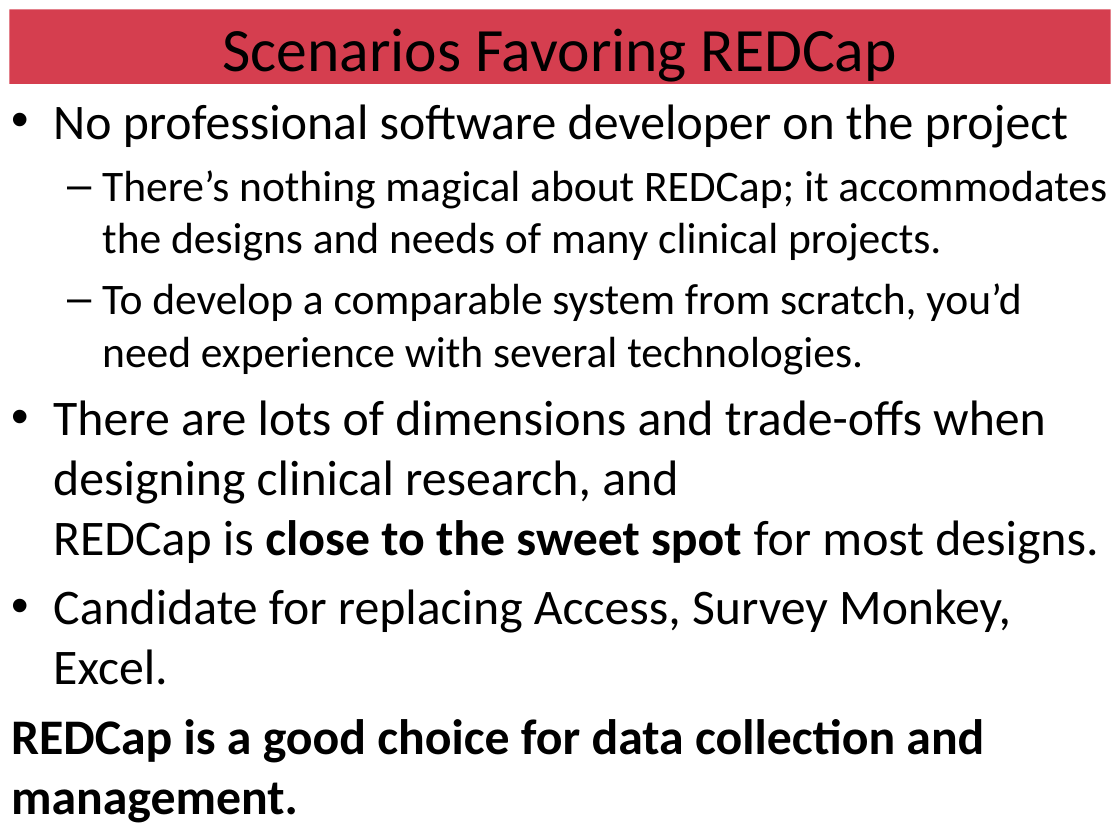
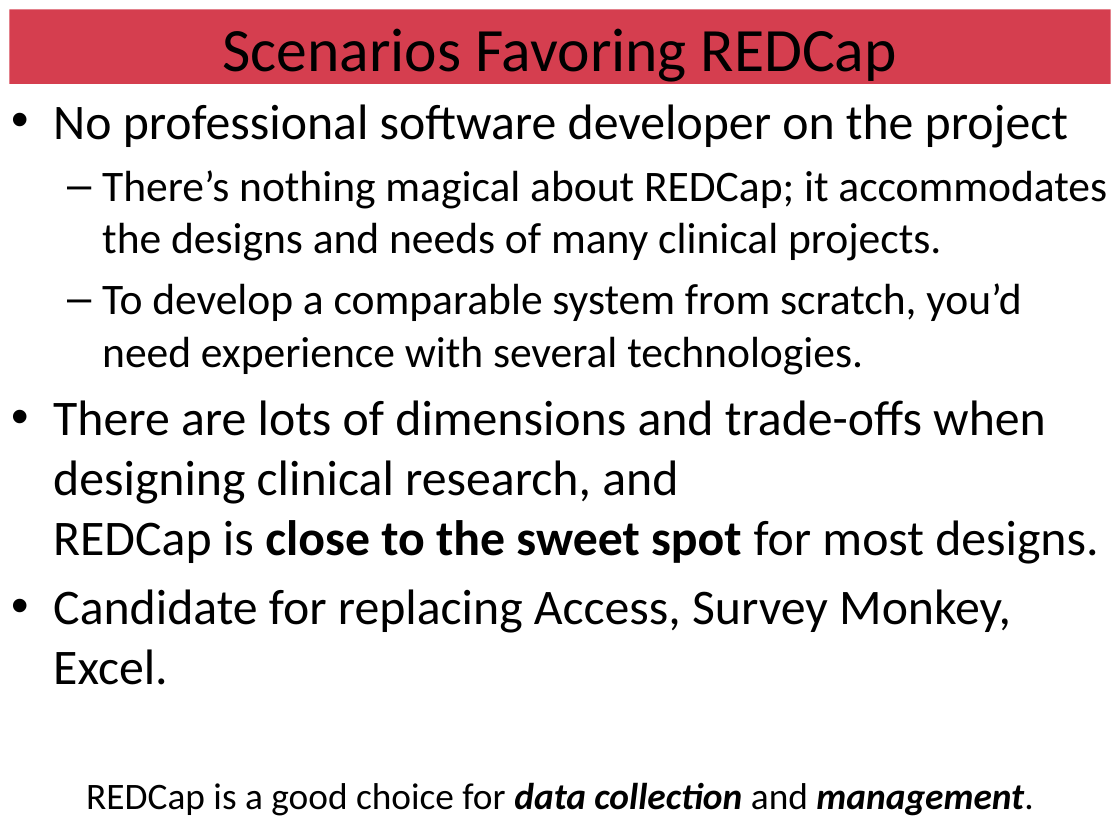
Before and after one commit to OuhscBbmc/RedcapExamplesAndPatterns, a slide deck: slide 5 of Publications/Presentation2014-04-07-MIECHV Paper Discussion/REDCapR.pptx. Drawn at 1120x840 pixels with LibreOffice and Linux fonts; fonts in the diff are those of the drawing. Boxes give left, top, right and bottom in pixels: in the first picture for what was removed or moved away, otherwise in the second. Text is boxed around its words. In the diff, an @@ line names an element or a change of style, - is before the commit and + after.

```diff
--- a/Publications/Presentation2014-04-07-MIECHV Paper Discussion/REDCapR.pptx
+++ b/Publications/Presentation2014-04-07-MIECHV Paper Discussion/REDCapR.pptx
@@ text at [86, 782, 1033, 816]: size 32 to 24 pt in "REDCap is a good choice for data ..."; bold off in "REDCap is a good choice for and ..."; italic on in "data collection management."; alignment left to centre; less space between paragraphs @@
```
Also in this commit, not shown: 15 other slides changed, 3 slides added.
